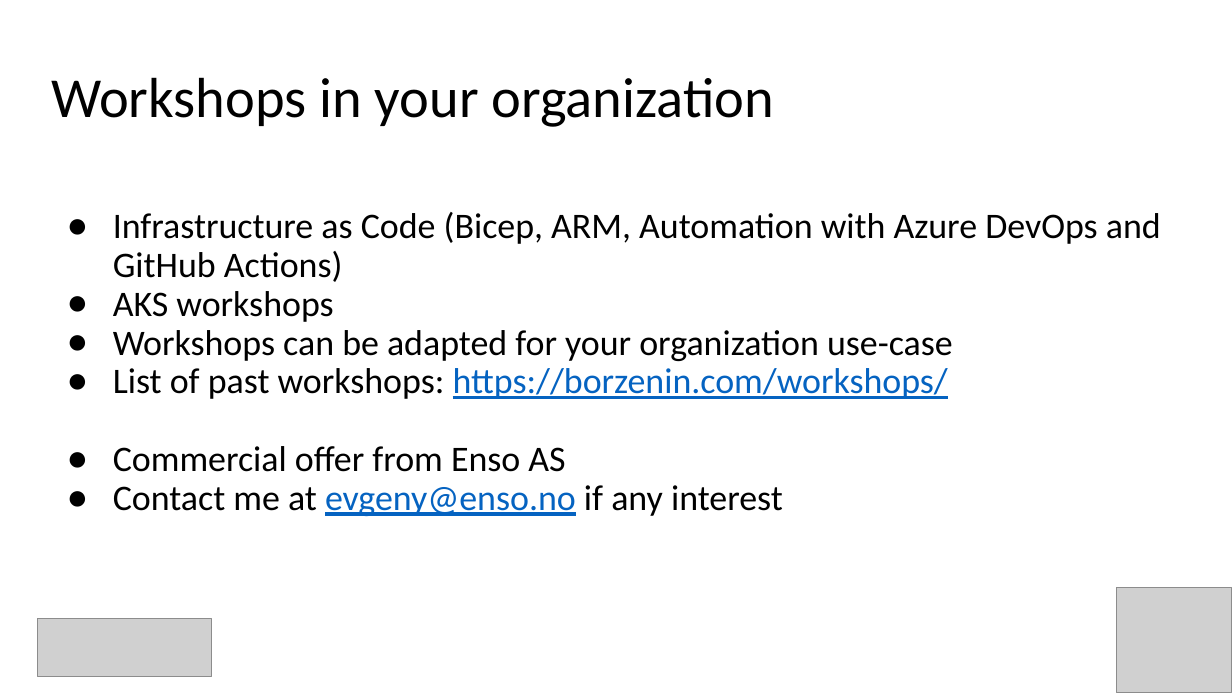
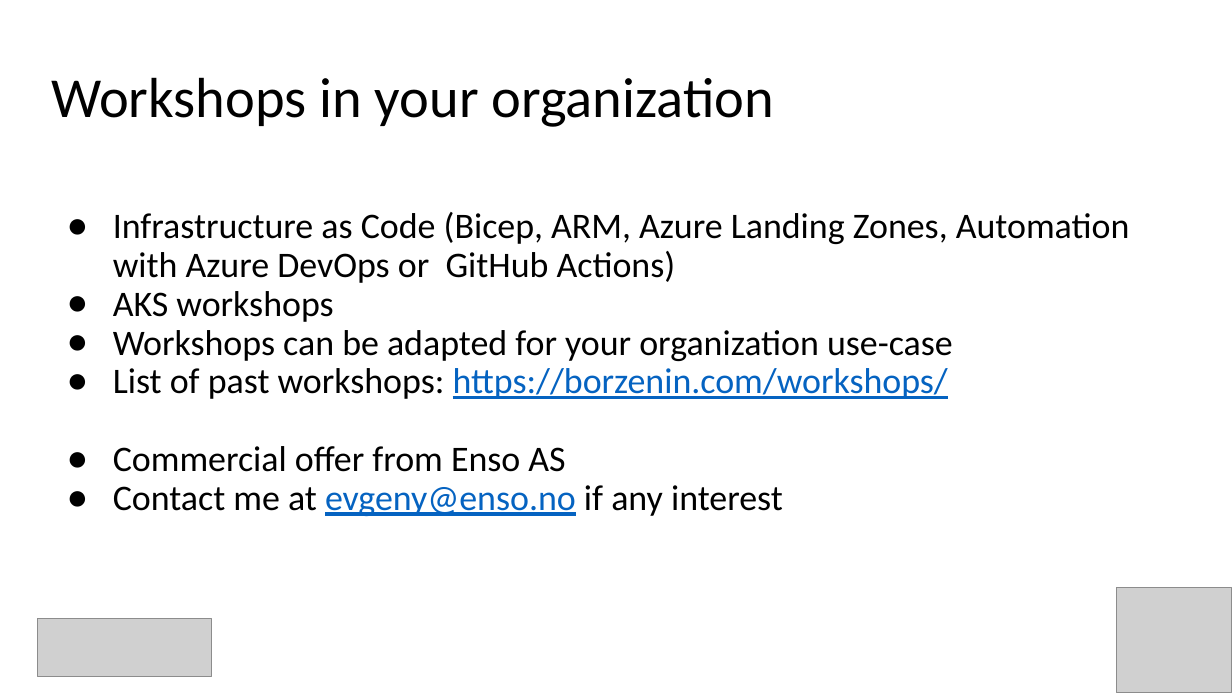
Before and after one commit to evgenyb/iac-workshops, a slide deck: slide 3 of dns-and-ssl-management-on-azure-with-ado/slides/dns-and-ssl-management-on-azure-with-ado.pptx. Drawn at 1232x693 pixels with LibreOffice and Linux fonts; fonts in the diff are those of the drawing; grey boxes stand for pictures. Boxes give left, top, right and bottom in pixels: in the first picture for what was removed or moved away, otherwise in the second. Text is boxed around its words. In the diff, an @@ line names an element or a change of style, - is before the commit and + after.

Commit message:
slides WIP

```diff
--- a/dns-and-ssl-management-on-azure-with-ado/slides/dns-and-ssl-management-on-azure-with-ado.pptx
+++ b/dns-and-ssl-management-on-azure-with-ado/slides/dns-and-ssl-management-on-azure-with-ado.pptx
@@ text at [113, 212, 1130, 283]: text changed @@
-● Infrastructure as Code (Bicep, ARM, Automation with Azure DevOps and GitHub Actions)
+● Infrastructure as Code (Bicep, ARM, Azure Landing Zones, Automation with Azure DevOps or GitHub Actions)
```
Also in this commit, not shown: 1 other slide changed, 19 slides added.
